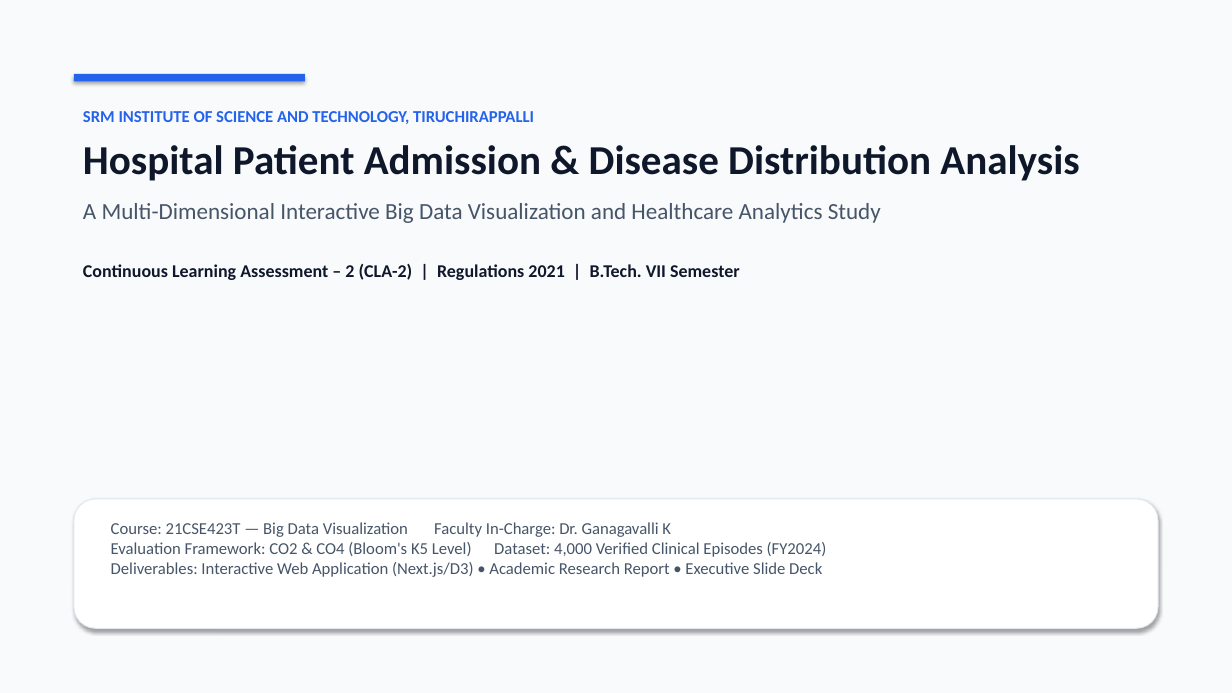
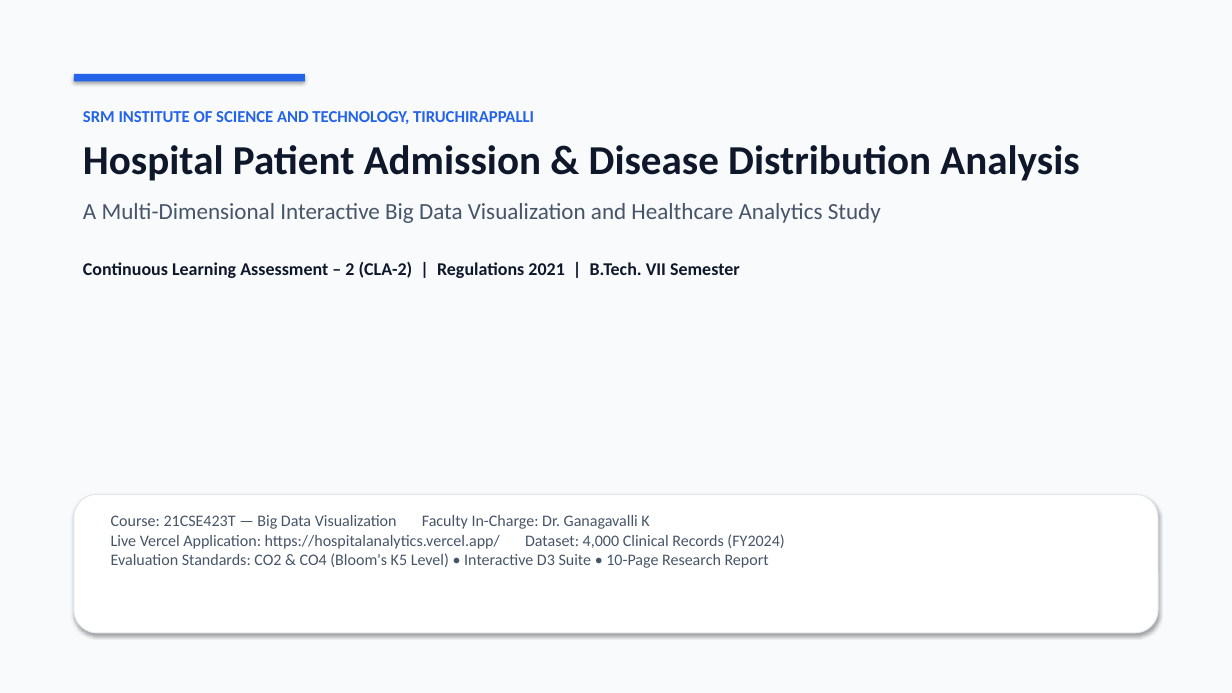
Before and after one commit to 000Shreeharish000/BDV-ASSIGNMENT, a slide deck: slide 1 of presentation/Hospital_Patient_Admission_Analysis_Presentation.pptx. Drawn at 1232x693 pixels with LibreOffice and Linux fonts; fonts in the diff are those of the drawing. Boxes give left, top, right and bottom in pixels: in the first picture for what was removed or moved away, otherwise in the second. Text is boxed around its words. In the diff, an @@ line names an element or a change of style, - is before the commit and + after.

Commit message:
Add final deployed Vercel URL (https://hospitalanalytics.vercel.app/) and submission QR code to Report, PPTX, and Dashboard

```diff
--- a/presentation/Hospital_Patient_Admission_Analysis_Presentation.pptx
+++ b/presentation/Hospital_Patient_Admission_Analysis_Presentation.pptx
@@ rounded rectangle: place and size @@
-rounded rectangle at <box>74,499,1158,628</box>
+rounded rectangle at <box>74,494,1158,633</box>
@@ text at <box>111,515,784,568</box>: text changed; size 13 to 12.5 pt @@
-Course: 21CSE423T — Big Data Visualization Faculty In-Charge: Dr. Ganagavalli K
-Evaluation Framework: CO2 & CO4 (Bloom's K5 Level) Dataset: 4,000 Verified Clinical Episodes (FY2024)
-Deliverables: Interactive Web Application (Next.js/D3) • Academic Research Report • Executive Slide Deck
+Course: 21CSE423T — Big Data Visualization Faculty In-Charge: Dr. Ganagavalli K
+Live Vercel Application: https://hospitalanalytics.vercel.app/ Dataset: 4,000 Clinical Records (FY2024)
+Evaluation Standards: CO2 & CO4 (Bloom's K5 Level) • Interactive D3 Suite • 10-Page Research Report
```
Also in this commit, not shown: 2 other slides changed, 43 other files.
